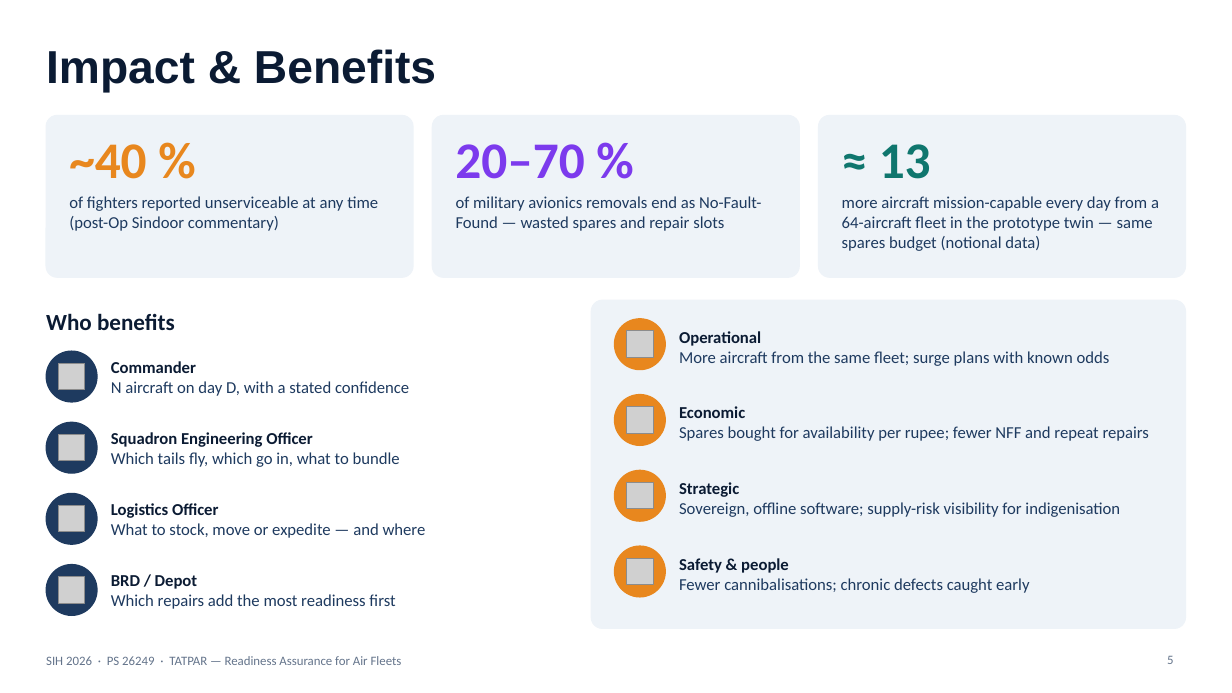
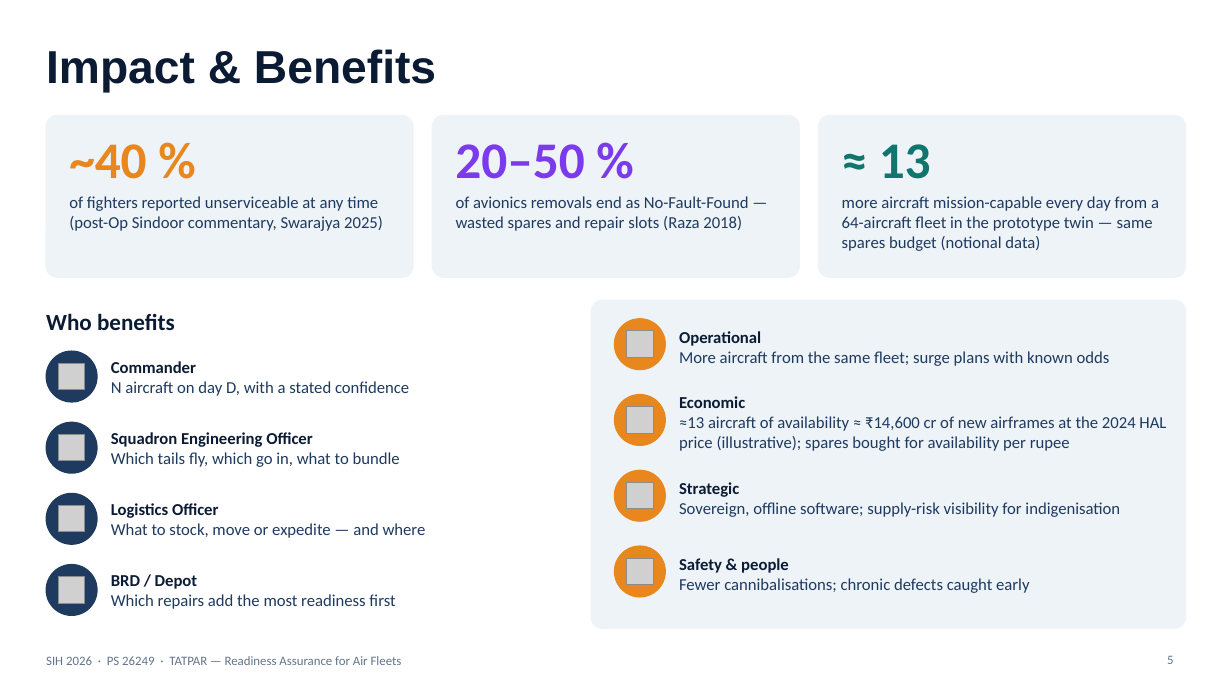
Before and after one commit to DeepakSinghhh/air-power, a slide deck: slide 5 of docs/sih-ppt/TATPAR_SIH26249_Idea.pptx. Drawn at 1232x693 pixels with LibreOffice and Linux fonts; fonts in the diff are those of the drawing; grey boxes stand for pictures. Boxes give left, top, right and bottom in pixels: in the first picture for what was removed or moved away, otherwise in the second. Text is boxed around its words. In the diff, an @@ line names an element or a change of style, - is before the commit and + after.

```diff
--- a/docs/sih-ppt/TATPAR_SIH26249_Idea.pptx
+++ b/docs/sih-ppt/TATPAR_SIH26249_Idea.pptx
@@ text at (x1=455, y1=144, x2=584, y2=179): text changed @@
-20–70 %
+20–50 %
@@ text at (x1=69, y1=196, x2=383, y2=231): text changed @@
-of fighters reported unserviceable at any time (post-Op Sindoor commentary)
+of fighters reported unserviceable at any time (post-Op Sindoor commentary, Swarajya 2025)
@@ text at (x1=456, y1=196, x2=749, y2=231): text changed @@
-of military avionics removals end as No-Fault-Found — wasted spares and repair slots
+of avionics removals end as No-Fault-Found — wasted spares and repair slots (Raza 2018)
@@ text at (x1=679, y1=416, x2=1166, y2=451): text changed @@
-Spares bought for availability per rupee; fewer NFF and repeat repairs
+≈13 aircraft of availability ≈ ₹14,600 cr of new airframes at the 2024 HAL price (illustrative); spares bought for availability per rupee
```
Also in this commit, not shown: 4 other slides changed, 4 other files.
